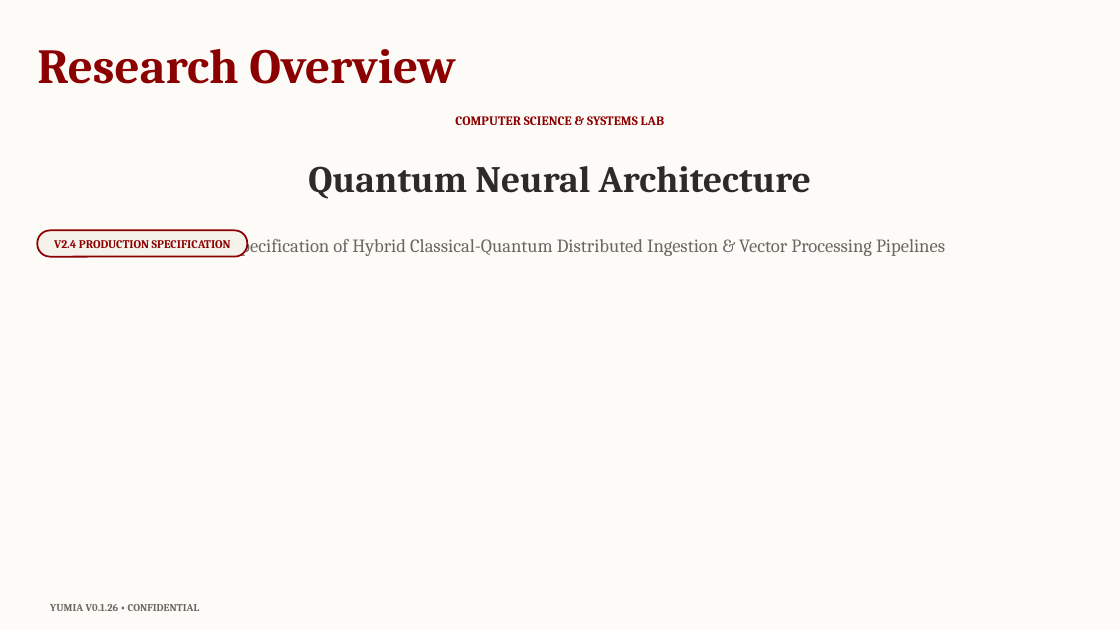
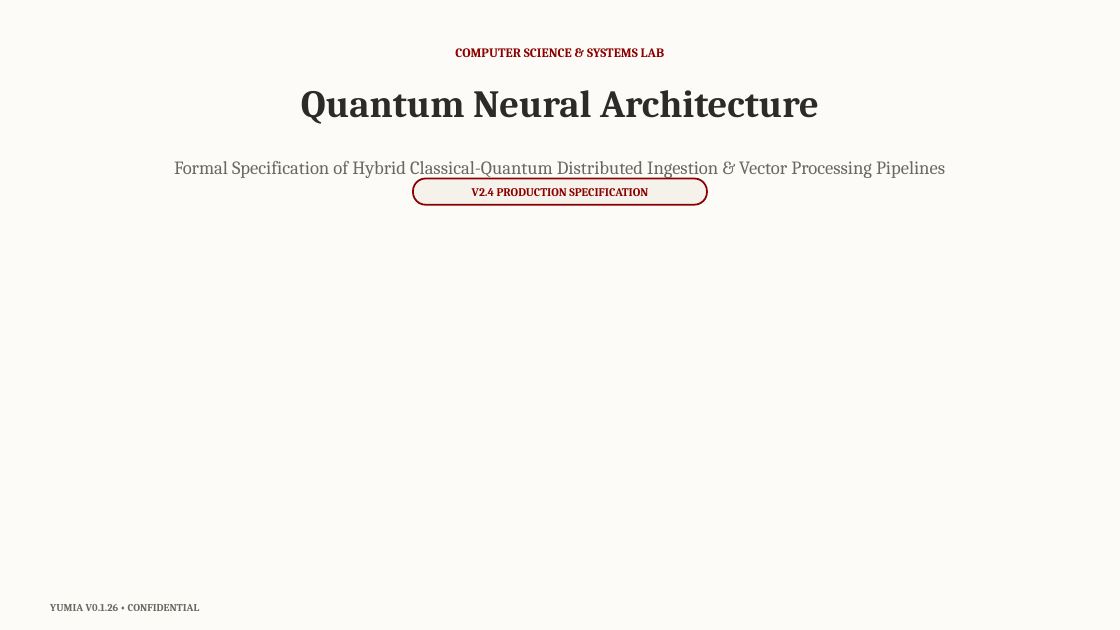
Before and after one commit to biagio-scaglia/Yumia-MD, a slide deck: slide 1 of presentation.pptx. Drawn at 1120x630 pixels with LibreOffice and Linux fonts; fonts in the diff are those of the drawing. Boxes give left, top, right and bottom in pixels: in the first picture for what was removed or moved away, otherwise in the second. Text is boxed around its words. In the diff, an @@ line names an element or a change of style, - is before the commit and + after.

```diff
--- a/presentation.pptx
+++ b/presentation.pptx
@@ text "COMPUTER SCIENCE & SYSTEMS LAB": place and size @@
-text "COMPUTER SCIENCE & SYSTEMS LAB" at <box>455,116,664,125</box>
+text "COMPUTER SCIENCE & SYSTEMS LAB" at <box>455,48,664,57</box>
@@ text removed at <box>37,49,456,84</box> @@
-Research Overview
@@ text "Quantum Neural Architecture": place and size @@
-text "Quantum Neural Architecture" at <box>308,166,811,199</box>
+text "Quantum Neural Architecture" at <box>301,90,819,124</box>
@@ text "Quantum Neural Architecture" at <box>301,90,819,124</box>: size 32 to 33 pt @@
@@ text "Formal Specification of Hybrid Classical-Quantum ..." rewrapped from <box>174,235,945,257</box> to <box>174,161,945,179</box> @@
@@ text "V2.4 PRODUCTION SPECIFICATION": place and size @@
-text "V2.4 PRODUCTION SPECIFICATION" at <box>54,240,231,248</box>
+text "V2.4 PRODUCTION SPECIFICATION" at <box>472,188,648,196</box>
@@ rounded rectangle added at <box>413,178,707,204</box>, fill #F5F2EB, outline #8B0000 1.5 pt @@
@@ rounded rectangle removed at <box>37,230,247,256</box> @@
```
Also in this commit, not shown: 3 other slides changed, 21 other files.
